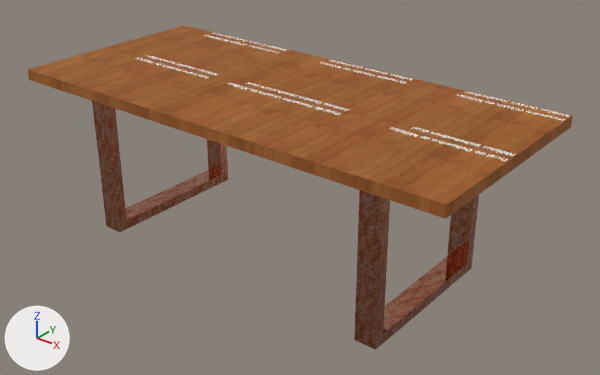
The glTF model nonconvex/vr/salas/mesa_nonConvex3.glb: old version first, new version second.
Before and after are seen from a camera (50 mm lens) standing at (2.19, -4.6, 1.96) and looking at (0.08, -1.97, 0.32). The lights are fixed; the arrows at lower left show +X, +Y and +Z. Where no turn or scale is listed for an object, it has been applied to the vertices.

Names of what the first picture shows: 'Composant#1', 'Composant#1.001', 'Mesh_0'.
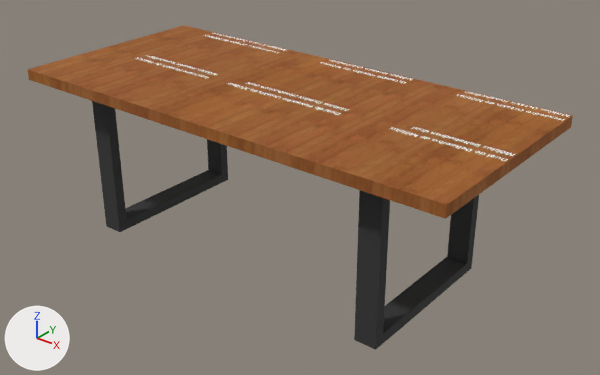
Pixel boxes [x1, y1, x2, y2] of what changed, in the pictures (600 x 375 px):
'Composant#1.001', recoloured (brown to black): [354, 190, 479, 350] in both
'Composant#1', recoloured (brown to black): [92, 101, 228, 232] in both

Diff of the bpy script that builds the scene:
```diff
--- a/nonconvex/vr/salas/mesa_nonConvex3.glb.py
+++ b/nonconvex/vr/salas/mesa_nonConvex3.glb.py
@@ mat_color_m07 @@
+mat_color_m07 = principled_material('Color M07')
+mat_color_m07.base_color = (0.0385, 0.0385, 0.0385)  # black #373737
+mat_color_m07.metallic = 0.1
+mat_color_m07.roughness = 0.9
@@ me_mesh_1 @@
 me_mesh_1.from_pydata(...)  # 18 vertices, 34 faces; spans x -0.805..-0.705, y -2.381..-1.615, z 0.0..0.725
-me_mesh_1.materials.append(mat_metal_rusted)  # picture img_image_1
+me_mesh_1.materials.append(mat_color_m07)  # black #373737
@@ me_mesh_2 @@
 me_mesh_2.from_pydata(...)  # 18 vertices, 34 faces; spans x 0.685..0.785, y -2.381..-1.615, z 0.0..0.725
-me_mesh_2.materials.append(mat_metal_rusted)  # picture img_image_1
+me_mesh_2.materials.append(mat_color_m07)  # black #373737
```
